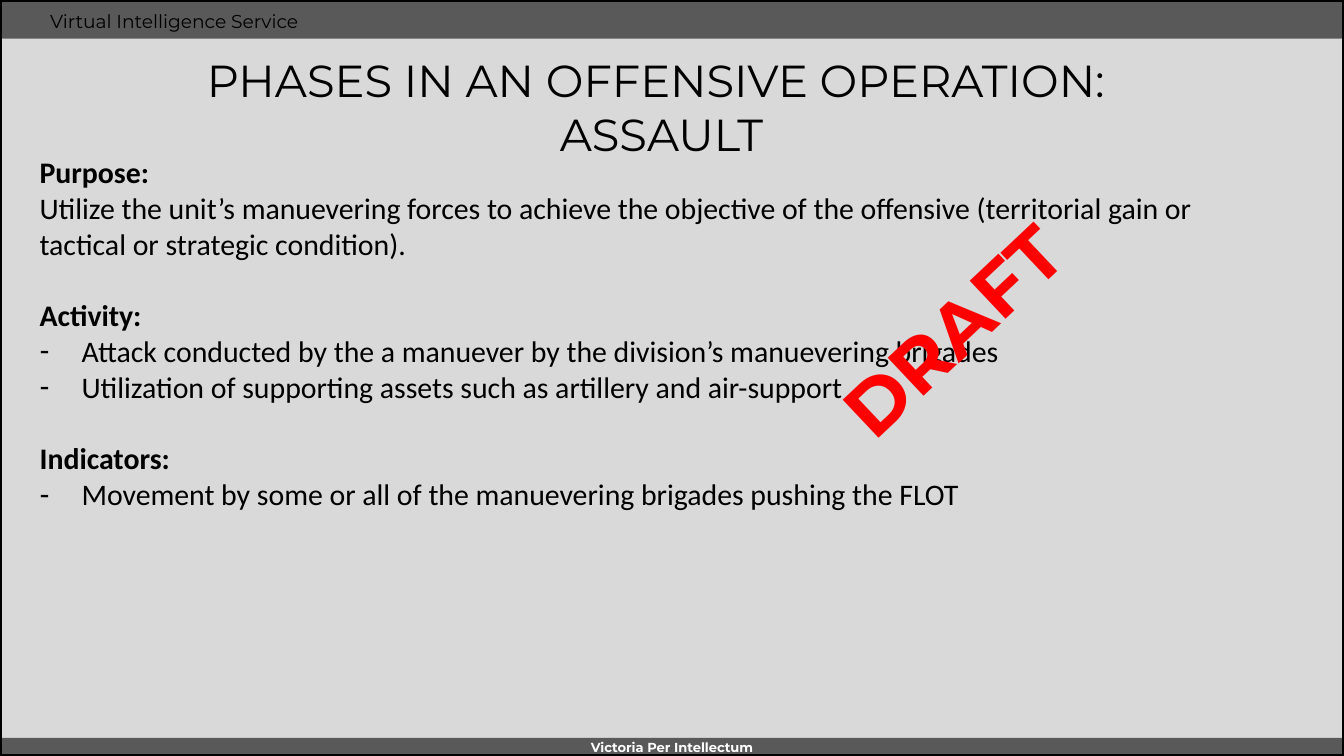
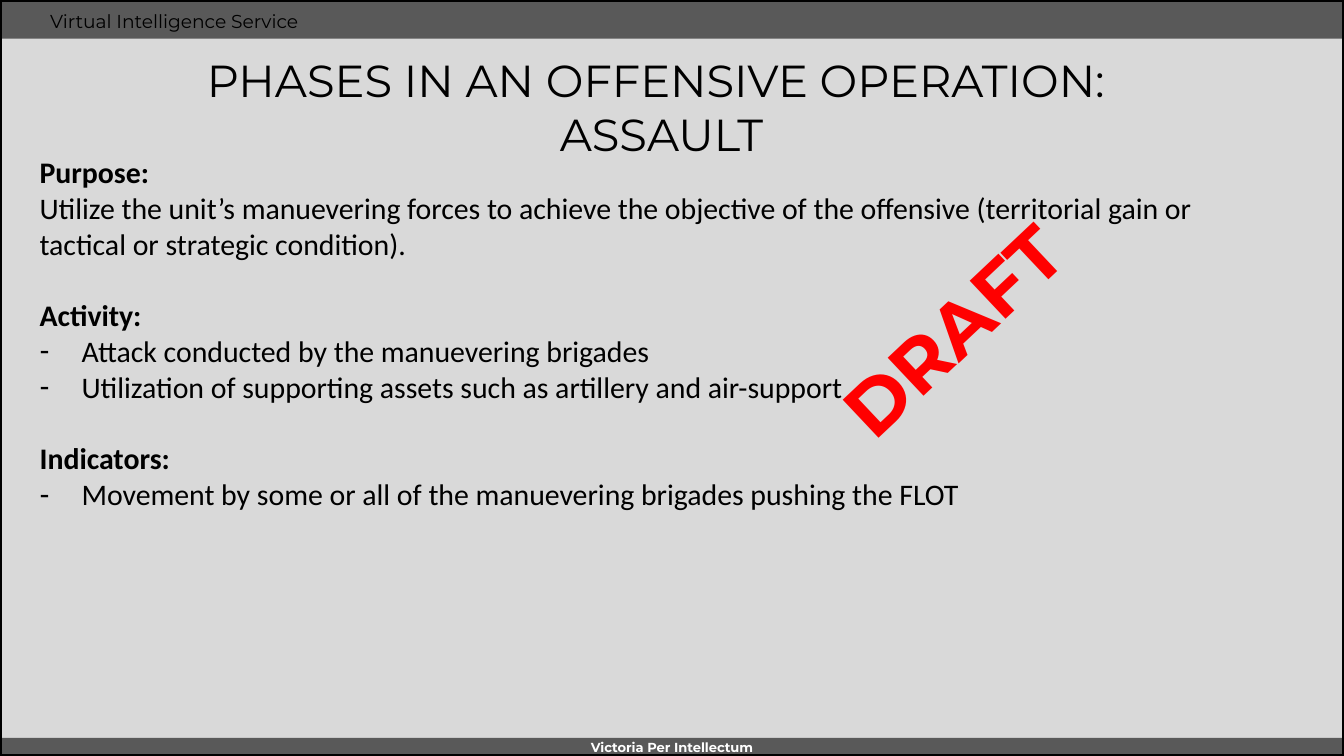
Before and after one commit to 132nd-vWing/VIS, a slide deck: slide 7 of OPAR/INTREP VIS OPAR-001 - Syrian ground combat tactics.pptx. Drawn at 1344x756 pixels with LibreOffice and Linux fonts; fonts in the diff are those of the drawing; background and template pictures are left out. Boxes give left, top, right and bottom in pixels: in the first picture for what was removed or moved away, otherwise in the second. Text is boxed around its words. In the diff, an @@ line names an element or a change of style, - is before the commit and + after.

```diff
--- a/OPAR/INTREP VIS OPAR-001 - Syrian ground combat tactics.pptx
+++ b/OPAR/INTREP VIS OPAR-001 - Syrian ground combat tactics.pptx
@@ text at (82,341,649,367): text changed @@
-– Attack conducted by the a manuever by the division’s manuevering brigades
+– Attack conducted by the manuevering brigades
```
Also in this commit, not shown: 7 other slides changed.
